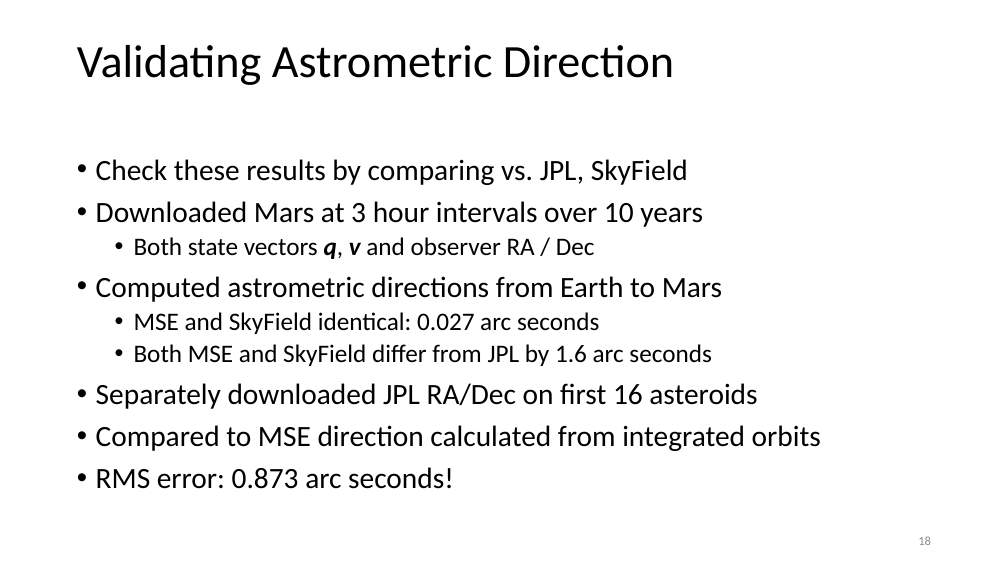
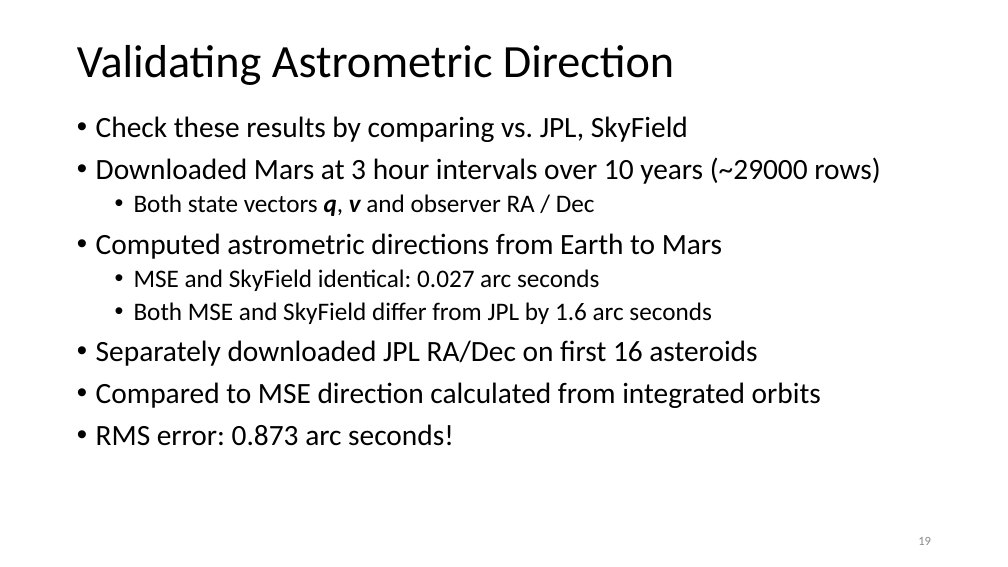
Before and after one commit to memanuel/kepler-sieve, a slide deck: slide 19 of thesis/kepler-sieve-slides.pptx (slide 18 before the commit). Drawn at 1008x567 pixels with LibreOffice and Linux fonts; fonts in the diff are those of the drawing. Boxes give left, top, right and bottom in pixels: in the first picture for what was removed or moved away, otherwise in the second. Text is boxed around its words. In the diff, an @@ line names an element or a change of style, - is before the commit and + after.

```diff
--- a/thesis/kepler-sieve-slides.pptx
+++ b/thesis/kepler-sieve-slides.pptx
@@ text "Check these results by comparing ...": place and size @@
-text "Check these results by comparing ..." at box(96, 159, 821, 489)
+text "Check these results by comparing ..." at box(96, 116, 880, 446)
@@ text at box(96, 157, 880, 184): text changed @@
-• Downloaded Mars at 3 hour intervals over 10 years
+• Downloaded Mars at 3 hour intervals over 10 years (~29000 rows)
```
Also in this commit, not shown: 20 other slides changed, 1 slide added, 1 other file.
